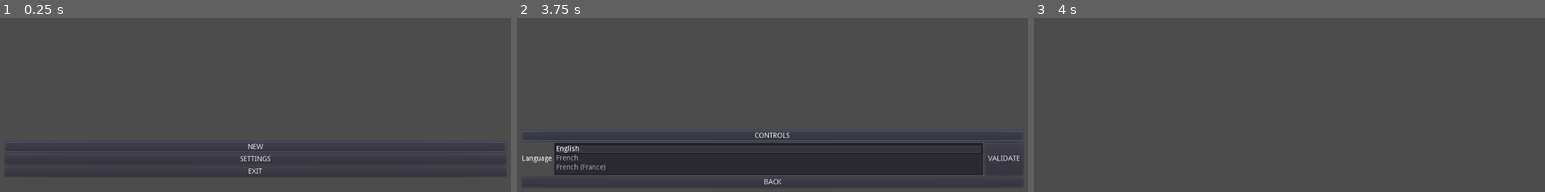
Above: before the commit, frames 1-3 (left to right).
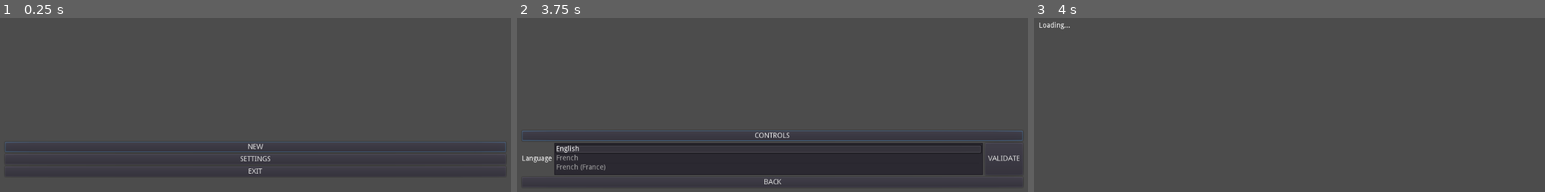
Above: after the commit, the same moments.

Repository: Moltenhead/Game
Game: Godot game, scene res://Assets/Scenes/Core/OpeningLoadingScreen.tscn
Same seed, same stepped clock (60 frames per second), same inputs: the game is played once before the commit and once after it.
Inputs:
- Up to frame 1 (0.25 s): no input
- Up to frame 2 (3.75 s): click "NEW" at 0.5 s; click "NEW" at 1.25 s; click "SETTINGS" at 2 s; tap Enter (ui_accept) at 2.75, 3.02, 3.5 s; hold Right (ui_right) 2.78-3.53 s; tap E at 2.85, 3.6 s; hold Down (ui_down) from 3.53 s (still down)
- Up to frame 3 (4 s): keep holding Down (ui_down); tap Enter (ui_accept) at 3.77 s

Frames 1-2 are identical in both runs. In frame 3, less than 0.1% of the frame differs, in the area x 1-8%, y 2-7%.
Error after the commit: Parse Error: Variable "Button" shadows a native class. (res://Assets/Scripts/Objects/Obj_ButtonWithState.gd:3)

Commit message:
linux: format

Diff:
--- a/Assets/Scenes/DisplayScenes/MainMenu/ControlsMenu.tscn
+++ b/Assets/Scenes/DisplayScenes/MainMenu/ControlsMenu.tscn
@@ -1,7 +1,9 @@
-[gd_scene load_steps=5 format=2]
+[gd_scene load_steps=7 format=2]
 
-[ext_resource path="res://Assets/Scenes/Core/BaseNavigationMenu.tscn" type="PackedScene" id=2]
-[ext_resource path="res://Assets/Scripts/Actions/ButtonActions/Ba_ChangeScene.gd" type="Script" id=4]
+[ext_resource path="res://Assets/Scenes/Core/BaseNavigationMenu.tscn" type="PackedScene" id=1]
+[ext_resource path="res://Assets/Scripts/Actions/ButtonActions/Ba_ChangeScene.gd" type="Script" id=2]
+[ext_resource path="res://Assets/Scenes/Core/ButtonWithState.tscn" type="PackedScene" id=3]
+[ext_resource path="res://Assets/Scenes/Core/Button.tscn" type="PackedScene" id=4]
 
 [sub_resource type="GDScript" id=1]
 script/source = "extends MarginContainer
@@ -34,12 +36,84 @@
 }
 action_script = SubResource( 2 )
 
-[node name="BaseNavigationMenu" parent="." instance=ExtResource( 2 )]
+[node name="BaseNavigationMenu" parent="." instance=ExtResource( 1 )]
 margin_right = 1024.0
 margin_bottom = 600.0
 
 [node name="EscapeAction" parent="BaseNavigationMenu" index="0"]
-script = ExtResource( 4 )
+script = ExtResource( 2 )
 scene_target = "res://Assets/Scenes/DisplayScenes/MainMenu/SettingsMenu.tscn"
 
+[node name="CenterContainer" type="CenterContainer" parent="BaseNavigationMenu"]
+margin_right = 1024.0
+margin_bottom = 600.0
+size_flags_horizontal = 3
+size_flags_vertical = 3
+
+[node name="VBoxContainer" type="VBoxContainer" parent="BaseNavigationMenu/CenterContainer"]
+margin_left = 441.0
+margin_top = 266.0
+margin_right = 583.0
+margin_bottom = 334.0
+
+[node name="VerticalEditButtons" type="HSplitContainer" parent="BaseNavigationMenu/CenterContainer/VBoxContainer"]
+margin_right = 142.0
+margin_bottom = 44.0
+size_flags_horizontal = 3
+size_flags_vertical = 3
+
+[node name="LeftKeyContainer" type="VBoxContainer" parent="BaseNavigationMenu/CenterContainer/VBoxContainer/VerticalEditButtons"]
+margin_right = 59.0
+margin_bottom = 44.0
+size_flags_horizontal = 3
+size_flags_vertical = 3
+
+[node name="UpEditButton" parent="BaseNavigationMenu/CenterContainer/VBoxContainer/VerticalEditButtons/LeftKeyContainer" instance=ExtResource( 3 )]
+anchor_right = 0.0
+anchor_bottom = 0.0
+margin_right = 59.0
+margin_bottom = 20.0
+size_flags_horizontal = 3
+size_flags_vertical = 0
+
+[node name="LeftEditButton" parent="BaseNavigationMenu/CenterContainer/VBoxContainer/VerticalEditButtons/LeftKeyContainer" instance=ExtResource( 3 )]
+anchor_right = 0.0
+anchor_bottom = 0.0
+margin_top = 24.0
+margin_right = 59.0
+margin_bottom = 44.0
+size_flags_horizontal = 3
+size_flags_vertical = 0
+
+[node name="RightKeyContainer" type="VBoxContainer" parent="BaseNavigationMenu/CenterContainer/VBoxContainer/VerticalEditButtons"]
+margin_left = 71.0
+margin_right = 142.0
+margin_bottom = 44.0
+size_flags_horizontal = 3
+size_flags_vertical = 3
+
+[node name="DownEditButton" parent="BaseNavigationMenu/CenterContainer/VBoxContainer/VerticalEditButtons/RightKeyContainer" instance=ExtResource( 3 )]
+anchor_right = 0.0
+anchor_bottom = 0.0
+margin_right = 71.0
+margin_bottom = 20.0
+size_flags_horizontal = 3
+size_flags_vertical = 0
+
+[node name="RightEditButton" parent="BaseNavigationMenu/CenterContainer/VBoxContainer/VerticalEditButtons/RightKeyContainer" instance=ExtResource( 3 )]
+anchor_right = 0.0
+anchor_bottom = 0.0
+margin_top = 24.0
+margin_right = 71.0
+margin_bottom = 44.0
+size_flags_horizontal = 3
+size_flags_vertical = 0
+
+[node name="Btn_Back" parent="BaseNavigationMenu/CenterContainer/VBoxContainer" instance=ExtResource( 4 )]
+margin_top = 48.0
+margin_right = 142.0
+margin_bottom = 68.0
+text = "MB0"
+string_id = "MB0"
+
 [editable path="BaseNavigationMenu"]
--- a/Assets/Scenes/DisplayScenes/MainMenu/MainMenu.tscn
+++ b/Assets/Scenes/DisplayScenes/MainMenu/MainMenu.tscn
@@ -1,8 +1,8 @@
 [gd_scene load_steps=5 format=2]
 
 [ext_resource path="res://Assets/Scenes/Core/BaseNavigationMenu.tscn" type="PackedScene" id=1]
-[ext_resource path="res://Assets/Scenes/Core/Button.tscn" type="PackedScene" id=2]
-[ext_resource path="res://Assets/Scripts/Actions/ButtonActions/Ba_ExitGame.gd" type="Script" id=3]
+[ext_resource path="res://Assets/Scripts/Actions/ButtonActions/Ba_ExitGame.gd" type="Script" id=2]
+[ext_resource path="res://Assets/Scenes/Core/Button.tscn" type="PackedScene" id=3]
 [ext_resource path="res://Assets/Scripts/Actions/ButtonActions/Ba_ChangeScene.gd" type="Script" id=4]
 
 [node name="MainMenu" type="MarginContainer"]
--- a/Assets/Scenes/DisplayScenes/MainMenu/SettingsMenu.tscn
+++ b/Assets/Scenes/DisplayScenes/MainMenu/SettingsMenu.tscn
@@ -1,11 +1,11 @@
 [gd_scene load_steps=7 format=2]
 
-[ext_resource path="res://Assets/Scenes/Core/Button.tscn" type="PackedScene" id=1]
-[ext_resource path="res://Assets/Scenes/Core/BaseNavigationMenu.tscn" type="PackedScene" id=2]
+[ext_resource path="res://Assets/Scenes/Core/BaseNavigationMenu.tscn" type="PackedScene" id=1]
+[ext_resource path="res://Assets/Scripts/Actions/ButtonActions/Ba_ChangeScene.gd" type="Script" id=2]
+[ext_resource path="res://Assets/Scenes/Core/Button.tscn" type="PackedScene" id=3]
 [ext_resource path="res://Assets/Scenes/Core/OptionSelector.tscn" type="PackedScene" id=4]
 [ext_resource path="res://Assets/Scripts/Actions/ButtonActions/Ba_ValidOption.gd" type="Script" id=5]
 [ext_resource path="res://Assets/Scripts/Actions/ButtonAfterActions/Baa_ChangeLocale.gd" type="Script" id=6]
-[ext_resource path="res://Assets/Scripts/Actions/ButtonActions/Ba_ChangeScene.gd" type="Script" id=8]
 
 [node name="SettingsMenu" type="MarginContainer"]
 margin_left = 20.0
Not shown: 4 places in Assets/Scenes/DisplayScenes/MainMenu/MainMenu.tscn that only renumber resources
Not shown: 4 places in Assets/Scenes/DisplayScenes/MainMenu/SettingsMenu.tscn that only renumber resources
